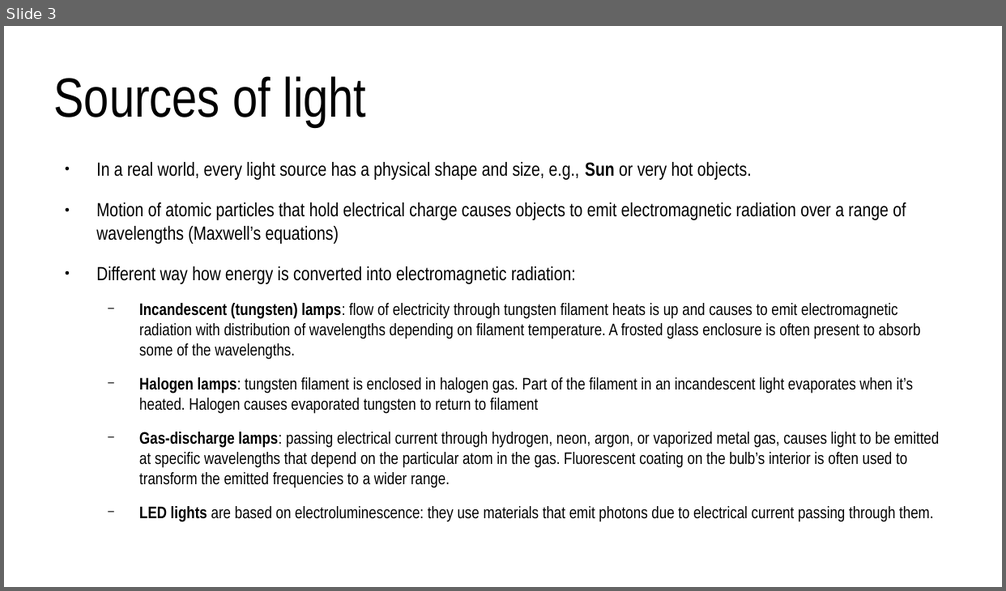
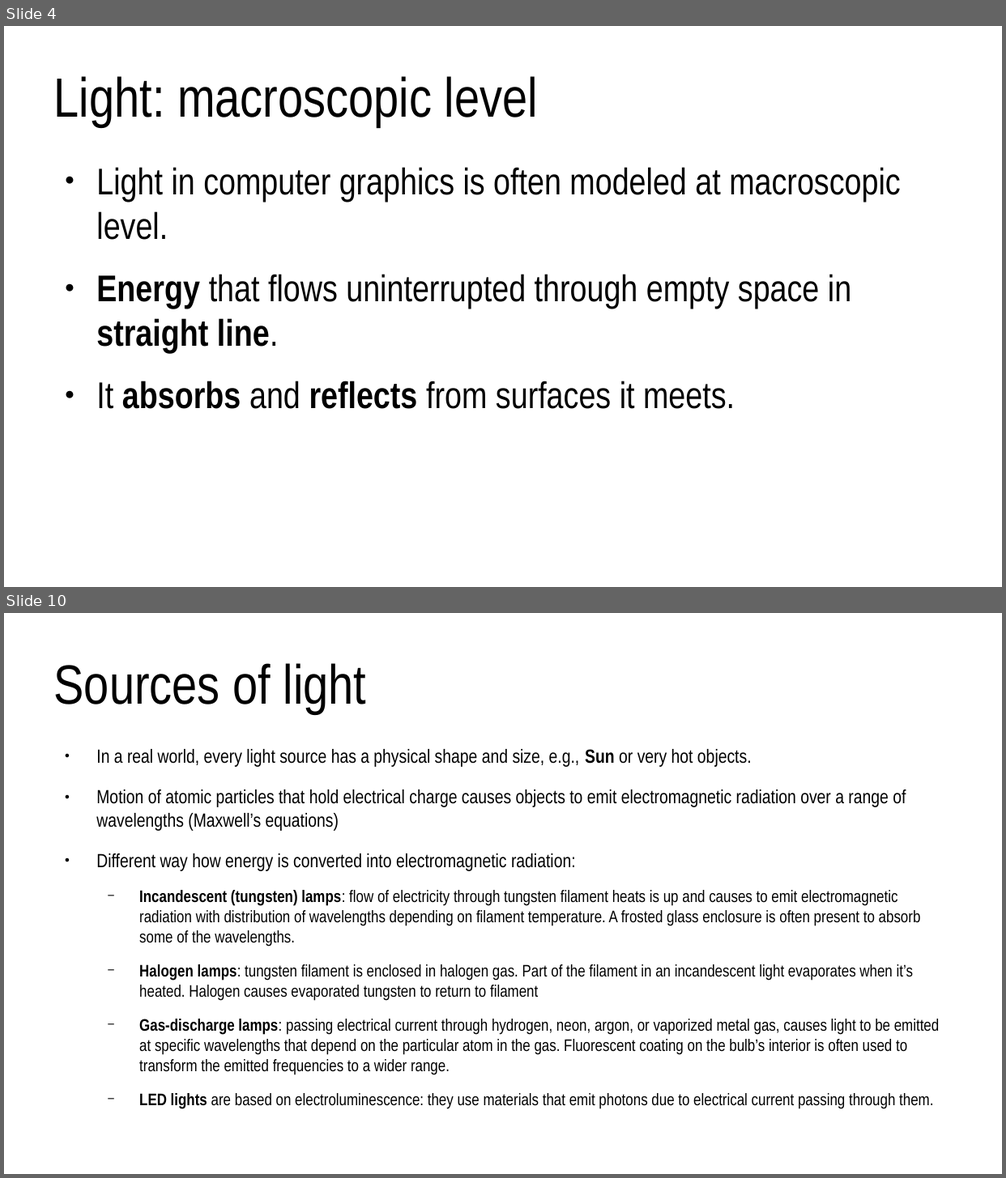
Before and after one commit to lorentzo/IntroductionToComputerGraphics, a slide deck: lectures/3_foundations_3d_scene/3_3_light.odp. Shown one above the other, each under a label of ours: slide 3 before the commit, slides 4 and 10 after it; the slides between them are not shown. The pictures are 1006x591 and 1006x1178 pixels, drawn with LibreOffice and Linux fonts; fonts in the diff are those of the drawing. Boxes give left, top, right and bottom in pixels: in the first picture for what was removed or moved away, otherwise in the second. Text is boxed around its words. In the diff, an @@ line names an element or a change of style, - is before the commit and + after.

Commit message:
light

```diff
--- a/lectures/3_foundations_3d_scene/3_3_light.odp
+++ b/lectures/3_foundations_3d_scene/3_3_light.odp
@@ slide 4 added at (x1=4, y1=26, x2=1002, y2=587), background #FFFFFF @@
@@ title added at (x1=54, y1=76, x2=538, y2=127), 44 pt, text #000000 @@
+Light: macroscopic level
@@ text added at (x1=96, y1=167, x2=900, y2=409), 29.6 pt, text #000000 @@
+● Light in computer graphics is often modeled at macroscopic level.
+● Energy that flows uninterrupted through empty space in straight line.
+● It absorbs and reflects from surfaces it meets.
@@ what was slide 3 is now slide 10 @@
```
Also in this commit, not shown: 2 slides changed, 12 other slides added, 1 slide removed, 3 other files.
